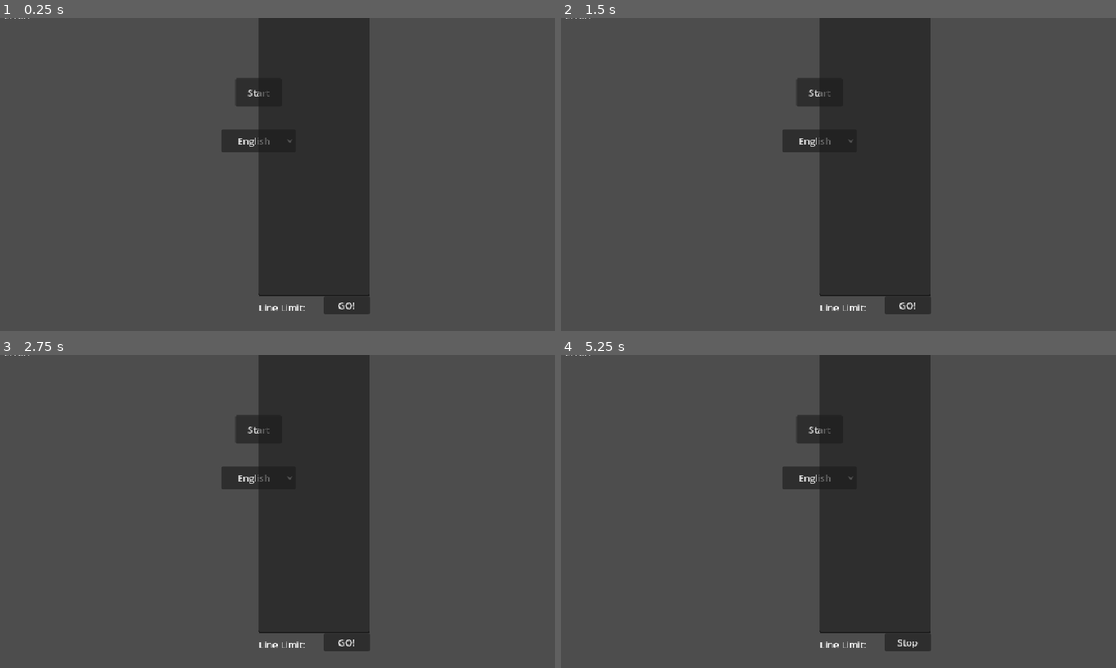
Above: before the commit, frames 1-4 (two rows, left to right).
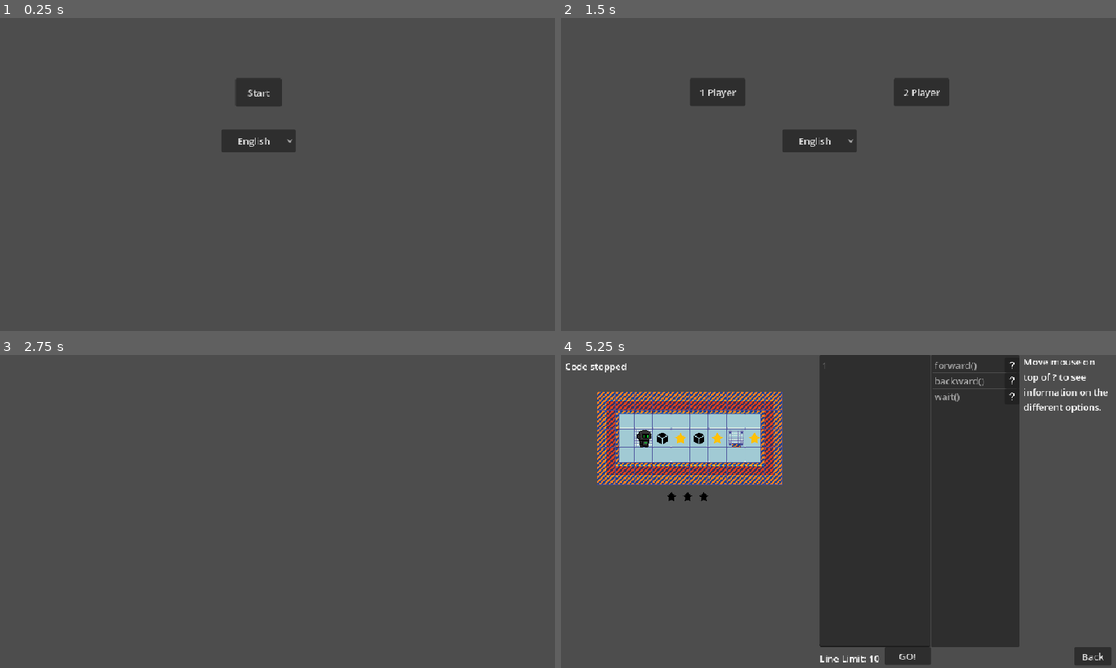
Above: after the commit, the same moments.

Repository: BingloGames/Robot-Bachelor
Game: Godot game, scene res://start_menu.tscn
Same seed, same stepped clock (60 frames per second), same inputs: the game is played once before the commit and once after it.
Inputs (mouse positions are in pixels of both pictures, inside the frame that each line leads up to):
- Up to frame 1 (0.25 s): no input
- Up to frame 2 (1.5 s): click "Start" at 0.5 s; click (821, 93) at 1.25 s, where only the run before the commit has a clickable "Start"
- Up to frame 3 (2.75 s): click (155, 430) at 2 s, where only the run after the commit has a clickable "1 Player"
- Up to frame 4 (5.25 s): click (905, 642) at 2.75 s, where only the run before the commit has a clickable "GO!"; click (672, 430) at 3.5 s, where only the run after the commit has a clickable "1"; click (821, 477) at 4.25 s, where only the run before the commit has a clickable "English"; click (905, 655) at 5 s, where only the run after the commit has a clickable "GO!"

The runs differ from the first frame. In frame 1, 17% of the frame differs, in the area x 0-67%, y 0-95%; in frame 2, 19%; in frame 3, 19%; in frame 4, 28%, in the area x 0-100%, y 0-100%.
Error before the commit: Cannot call method 'get_children' on a null value. (res://text_edit_multiplayer.gd:27)

Commit message:
fixed crash

Diff:
--- a/robot-project/level_button.gd
+++ b/robot-project/level_button.gd
@@ -1,7 +1,4 @@
 extends CenterContainer
-
-
-@onready var container = get_node("level/HBoxContainer")
 
 
 var full_star = preload("res://star full.png")
@@ -18,4 +15,4 @@
 
 func add_stars(num_stars: int):
 	for i in range(num_stars):
-		container.get_child(i).texture = full_star
+		get_node("level/HBoxContainer").get_child(i).texture = full_star
--- a/robot-project/start_menu.tscn
+++ b/robot-project/start_menu.tscn
@@ -1,7 +1,6 @@
-[gd_scene load_steps=6 format=3 uid="uid://cudrg5ejo7f0b"]
+[gd_scene load_steps=5 format=3 uid="uid://cudrg5ejo7f0b"]
 
 [ext_resource type="Script" uid="uid://dnhekth7y3w6j" path="res://start_menu.gd" id="1_jwbto"]
-[ext_resource type="PackedScene" uid="uid://50q4mg84a340" path="res://text_edit_multiplayer.tscn" id="2_ia0g5"]
 
 [sub_resource type="Animation" id="Animation_ia0g5"]
 length = 0.001
@@ -118,12 +117,6 @@
 popup/item_2/text = "Norsk"
 popup/item_2/id = 2
 
-[node name="code" parent="." instance=ExtResource("2_ia0g5")]
-offset_top = -24.0
-offset_right = 640.0
-offset_bottom = 512.0
-line_limit = 100
-
 [connection signal="pressed" from="players/2" to="." method="_on_players_pressed" binds= ["2"]]
 [connection signal="pressed" from="players/1" to="." method="_on_players_pressed" binds= ["1"]]
 [connection signal="pressed" from="start" to="." method="_on_start_pressed"]
